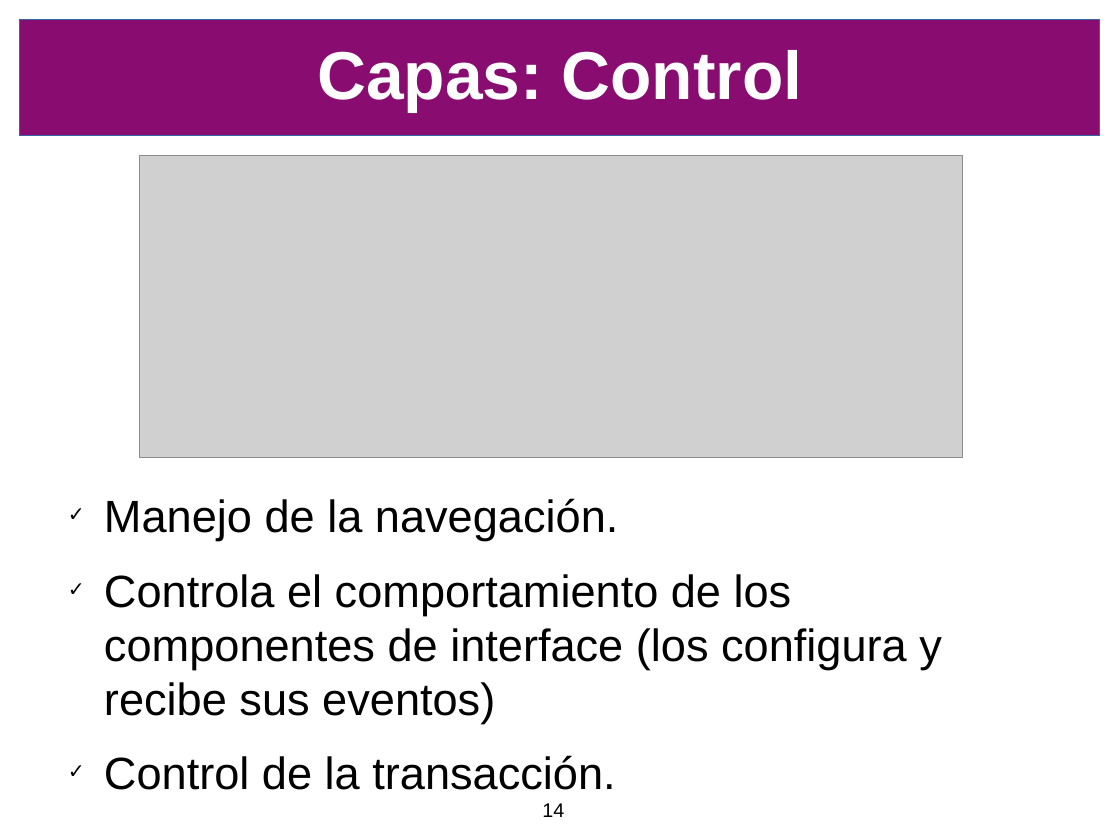
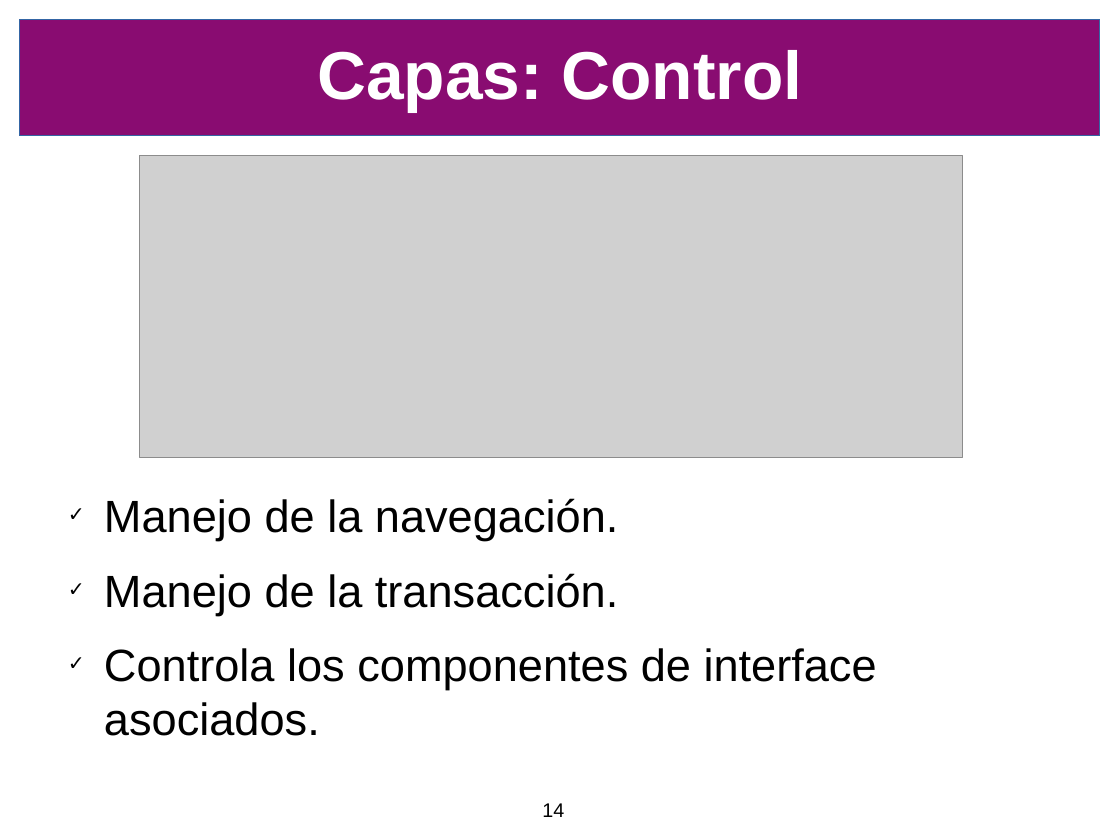
Before and after one commit to SIU-Toba/framework, a slide deck: slide 14 of doc/presentacion/CafeConf2006.odp. Drawn at 1120x840 pixels with LibreOffice and Linux fonts; fonts in the diff are those of the drawing; grey boxes stand for pictures; background and template pictures are left out. Boxes give left, top, right and bottom in pixels: in the first picture for what was removed or moved away, otherwise in the second. Text is boxed around its words. In the diff, an @@ line names an element or a change of style, - is before the commit and + after.

```diff
--- a/doc/presentacion/CafeConf2006.odp
+++ b/doc/presentacion/CafeConf2006.odp
@@ text at (x1=104, y1=573, x2=877, y2=736): text changed @@
-✓ Controla el comportamiento de los componentes de interface (los configura y recibe sus eventos)
-✓ Control de la transacción.
+✓ Manejo de la transacción.
+✓ Controla los componentes de interface asociados.
```
Also in this commit, not shown: 6 other slides changed.
